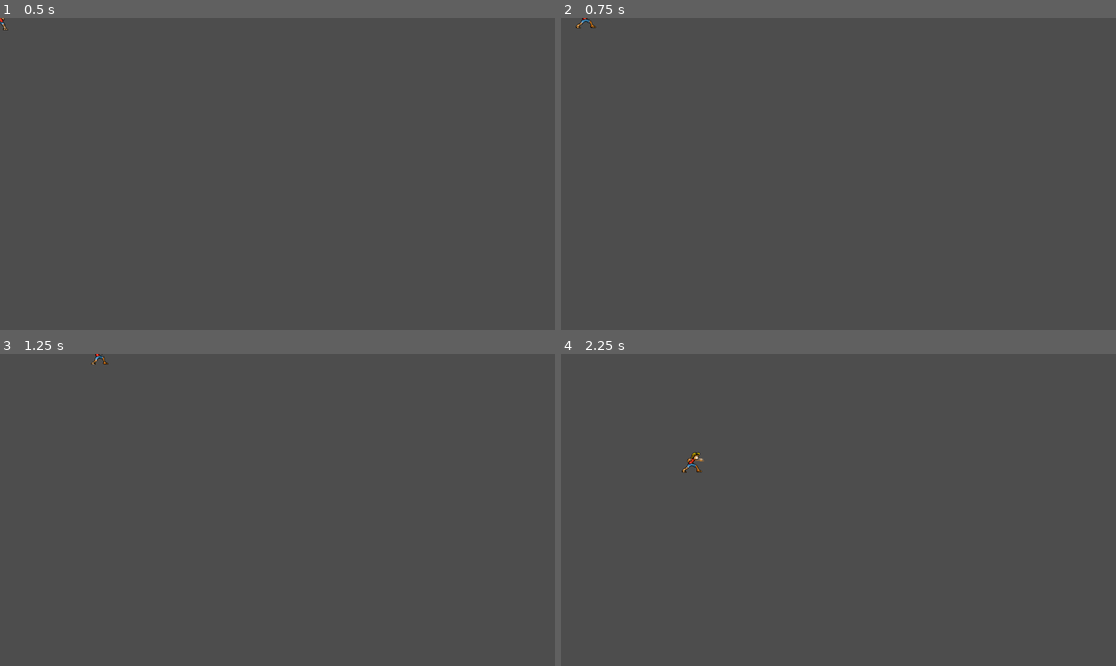
Above: before the commit, frames 1-4 (two rows, left to right).
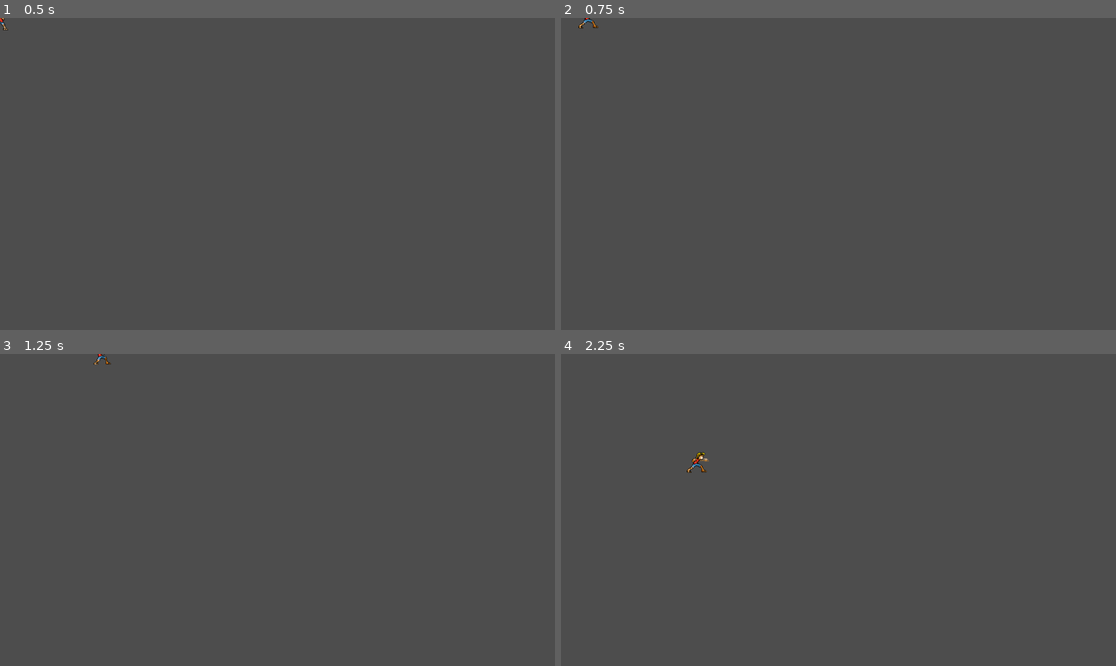
Above: after the commit, the same moments.

Repository: Treforis/Main-game
Game: Godot game, scene res://Character/luffy__body.tscn
The game is run twice, just before and just after one commit, with the same random seed, the same clock (stepped at 60 frames per second) and the same inputs.
Inputs (mouse positions are in pixels of both pictures, inside the frame that each line leads up to):
- Up to frame 1 (0.5 s): no input
- Up to frame 2 (0.75 s): tap Enter at 0.5 s; move the mouse to (960, 158) at 0.52 s; hold D (right) from 0.53 s (still down); click (960, 158) at 0.6 s
- Up to frame 3 (1.25 s): keep holding D (right); tap E (gpunch, bound only after the commit) at 0.8 s
- Up to frame 4 (2.25 s): move the mouse to (727, 525) at 1.27 s; release D (right) at 1.28 s; hold S (down) 1.28-2.03 s; tap E (gpunch, bound only after the commit) at 1.35 s; click (727, 525) at 1.55 s; move the mouse to (894, 441) at 2.02 s; hold D (right) from 2.03 s (still down); click (894, 441) at 2.1 s

Frame 1 is identical in both runs. In frame 2, less than 0.1% of the frame differs, in the area x 2-7%, y 0-4%; in frame 3, less than 0.1%; in frame 4, 0.2%, in the area x 21-27%, y 31-39%.

Commit message:
Rubber moves system
Added rubber gattling punch with collision shape moving multiple times within the times attack

Diff:
--- a/Character/luffy__body.gd
+++ b/Character/luffy__body.gd
@@ -5,15 +5,14 @@
 @onready var punch_hitbox = $PunchHitbox
 @onready var punch_shape = $PunchHitbox/CollisionShape2D
 @onready var body_hitbox = $CollisionShape2D
+@onready var attack_cooldown_timer = $AttackCooldownTimer
 
 var current_fruit_name = ""
 var current_fruit_type = ""
 var current_fruit_effect = ""
 var current_fruit_description = ""
 
-
-var punch_offset := Vector2(30, 0) # how far the punch reaches (adjust to match facing direction)
-
+var punch_offset := Vector2(30, 0)
 
 const SPEED = 300.0
 
@@ -24,6 +23,7 @@
 func _physics_process(delta: float) -> void:
 	var direction_x := Input.get_axis("left", "right")
 	var direction_y := Input.get_axis("up", "down")
+
 	if direction_x:
 		velocity.x = direction_x * SPEED
 	else:
@@ -34,30 +34,15 @@
 	else:
 		velocity.y = move_toward(velocity.y, 0, SPEED)
 
-	# Punch input
-	if Input.is_action_just_pressed("punch") and punch_timer.is_stopped():
-		if current_fruit_name == "Rubber Fruit":
-			animated_sprite.play("RPunch")
-			punch_timer.start()
-			punch_offset = Vector2(50,0)
-			punch_shape.disabled = false
-		else:
-			animated_sprite.play("Punch")
-			punch_timer.start()
-			punch_shape.disabled = false
 
-		var flip = animated_sprite.flip_h
-		var offset = punch_offset
-		if flip:
-			offset = -punch_offset
-		punch_hitbox.position = -offset
-		punch_hitbox.monitoring = true
-		punch_hitbox.visible = true
-		return
+	if current_fruit_name == "Rubber Fruit":
+		use_rubber_moves()
+	elif Input.is_action_just_pressed("punch") and punch_timer.is_stopped():
+		normal_punch()
 
 	if punch_timer.is_stopped():
 		punch_shape.disabled = true
-		punch_hitbox.position = Vector2(0,0)
+		punch_hitbox.position = Vector2(0, 0)
 		if velocity.x != 0 or velocity.y != 0:
 			animated_sprite.play("Running")
 			animated_sprite.flip_h = velocity.x > 0
@@ -71,17 +56,66 @@
 	punch_hitbox.visible = false
 	animated_sprite.stop()
 
-
 func pick_up_item(item):
 	current_fruit_name = item.item_name
 	current_fruit_type = item.item_type
 	current_fruit_effect = item.effect_type
 	current_fruit_description = item.description
 
-	# Store globally
 	GameData.current_fruit_name = item.item_name
 	GameData.current_fruit_type = item.item_type
 	GameData.current_fruit_effect = item.effect_type
 	GameData.current_fruit_description = item.description
 
 	print("Picked up: ", GameData.current_fruit_name)
+
+func normal_punch():
+	animated_sprite.play("Punch")
+	punch_timer.start(1)
+	punch_shape.disabled = false
+	update_punch_position()
+
+func rubber_punch():
+	animated_sprite.play("RPunch")
+	punch_timer.start(1.5)
+	punch_offset = Vector2(50, 0)
+	punch_shape.disabled = false
+	update_punch_position()
+
+func rubber_gattling_punch() -> void:
+	animated_sprite.play("GPunch")
+	punch_timer.start(2)
+	punch_shape.disabled = false
+	await async_gattling_punch()
+
+func async_gattling_punch() -> void:
+	for i in range(7):
+		var flip = animated_sprite.flip_h
+		var offset = punch_offset
+		if flip:
+			offset = -punch_offset
+		punch_hitbox.position = -offset
+		punch_hitbox.monitoring = true
+		punch_hitbox.visible = true
+		await get_tree().create_timer(0.1).timeout
+
+		punch_hitbox.position = Vector2(0, 0)
+		await get_tree().create_timer(0.1).timeout
+
+	punch_hitbox.monitoring = false
+	punch_hitbox.visible = false
+
+func update_punch_position():
+	var flip = animated_sprite.flip_h
+	var offset = punch_offset
+	if flip:
+		offset = -punch_offset
+	punch_hitbox.position = -offset
+	punch_hitbox.monitoring = true
+	punch_hitbox.visible = true
+
+func use_rubber_moves():
+	if Input.is_action_just_pressed("punch") and punch_timer.is_stopped():
+		rubber_punch()
+	elif Input.is_action_just_pressed("gpunch") and punch_timer.is_stopped():
+		rubber_gattling_punch()
--- a/Character/luffy__body.tscn
+++ b/Character/luffy__body.tscn
@@ -1,8 +1,68 @@
-[gd_scene load_steps=52 format=3 uid="uid://d3fdo8diq2mc1"]
+[gd_scene load_steps=67 format=3 uid="uid://d3fdo8diq2mc1"]
 
 [ext_resource type="Script" path="res://Character/luffy__body.gd" id="1_nfyly"]
 [ext_resource type="Texture2D" uid="uid://ddxlmnpjlpb8h" path="res://Character/Game Boy Advance - One Piece - Monkey D Luffy.png" id="2_0rdqb"]
 
+[sub_resource type="AtlasTexture" id="AtlasTexture_vplwf"]
+atlas = ExtResource("2_0rdqb")
+region = Rect2(7, 1679, 55, 73)
+
+[sub_resource type="AtlasTexture" id="AtlasTexture_veint"]
+atlas = ExtResource("2_0rdqb")
+region = Rect2(62, 1679, 55, 73)
+
+[sub_resource type="AtlasTexture" id="AtlasTexture_1fusk"]
+atlas = ExtResource("2_0rdqb")
+region = Rect2(117, 1679, 82, 73)
+
+[sub_resource type="AtlasTexture" id="AtlasTexture_fooc4"]
+atlas = ExtResource("2_0rdqb")
+region = Rect2(199, 1679, 86, 73)
+
+[sub_resource type="AtlasTexture" id="AtlasTexture_oyrsb"]
+atlas = ExtResource("2_0rdqb")
+region = Rect2(371, 1679, 86, 73)
+
+[sub_resource type="AtlasTexture" id="AtlasTexture_ihatu"]
+atlas = ExtResource("2_0rdqb")
+region = Rect2(285, 1679, 86, 73)
+
+[sub_resource type="AtlasTexture" id="AtlasTexture_7sepj"]
+atlas = ExtResource("2_0rdqb")
+region = Rect2(117, 1679, 82, 73)
+
+[sub_resource type="AtlasTexture" id="AtlasTexture_88ce0"]
+atlas = ExtResource("2_0rdqb")
+region = Rect2(199, 1679, 86, 73)
+
+[sub_resource type="AtlasTexture" id="AtlasTexture_w1oha"]
+atlas = ExtResource("2_0rdqb")
+region = Rect2(285, 1679, 86, 73)
+
+[sub_resource type="AtlasTexture" id="AtlasTexture_iha3r"]
+atlas = ExtResource("2_0rdqb")
+region = Rect2(371, 1679, 86, 73)
+
+[sub_resource type="AtlasTexture" id="AtlasTexture_dgg2l"]
+atlas = ExtResource("2_0rdqb")
+region = Rect2(452, 1679, 62, 73)
+
+[sub_resource type="AtlasTexture" id="AtlasTexture_028ew"]
+atlas = ExtResource("2_0rdqb")
+region = Rect2(519, 1679, 46, 73)
+
+[sub_resource type="AtlasTexture" id="AtlasTexture_1x80v"]
+atlas = ExtResource("2_0rdqb")
+region = Rect2(565, 1679, 46, 73)
+
+[sub_resource type="AtlasTexture" id="AtlasTexture_di8e3"]
+atlas = ExtResource("2_0rdqb")
+region = Rect2(610, 1679, 45, 73)
+
+[sub_resource type="AtlasTexture" id="AtlasTexture_hbeq4"]
+atlas = ExtResource("2_0rdqb")
+region = Rect2(655, 1679, 45, 73)
+
 [sub_resource type="AtlasTexture" id="AtlasTexture_0l8cs"]
 atlas = ExtResource("2_0rdqb")
 region = Rect2(0, 0, 39, 53)
@@ -190,6 +250,56 @@
 [sub_resource type="SpriteFrames" id="SpriteFrames_5furh"]
 animations = [{
 "frames": [{
+"duration": 0.8,
+"texture": SubResource("AtlasTexture_vplwf")
+}, {
+"duration": 0.8,
+"texture": SubResource("AtlasTexture_veint")
+}, {
+"duration": 0.8,
+"texture": SubResource("AtlasTexture_1fusk")
+}, {
+"duration": 0.8,
+"texture": SubResource("AtlasTexture_fooc4")
+}, {
+"duration": 0.8,
+"texture": SubResource("AtlasTexture_oyrsb")
+}, {
+"duration": 0.8,
+"texture": SubResource("AtlasTexture_ihatu")
+}, {
+"duration": 0.8,
+"texture": SubResource("AtlasTexture_7sepj")
+}, {
+"duration": 0.8,
+"texture": SubResource("AtlasTexture_88ce0")
+}, {
+"duration": 0.8,
+"texture": SubResource("AtlasTexture_w1oha")
+}, {
+"duration": 0.8,
+"texture": SubResource("AtlasTexture_iha3r")
+}, {
+"duration": 1.0,
+"texture": SubResource("AtlasTexture_dgg2l")
+}, {
+"duration": 1.0,
+"texture": SubResource("AtlasTexture_028ew")
+}, {
+"duration": 1.0,
+"texture": SubResource("AtlasTexture_1x80v")
+}, {
+"duration": 1.0,
+"texture": SubResource("AtlasTexture_di8e3")
+}, {
+"duration": 1.0,
+"texture": SubResource("AtlasTexture_hbeq4")
+}],
+"loop": true,
+"name": &"GPunch",
+"speed": 5.0
+}, {
+"frames": [{
 "duration": 1.0,
 "texture": SubResource("AtlasTexture_0l8cs")
 }, {
@@ -364,15 +474,15 @@
 
 [node name="AnimatedSprite2D" type="AnimatedSprite2D" parent="."]
 sprite_frames = SubResource("SpriteFrames_5furh")
-animation = &"RPunch"
-frame_progress = 0.79757
+animation = &"GPunch"
+frame_progress = 0.274037
 
 [node name="CollisionShape2D" type="CollisionShape2D" parent="."]
 position = Vector2(1, 4)
 shape = SubResource("RectangleShape2D_qt7mq")
 
 [node name="Punchtimer" type="Timer" parent="."]
-wait_time = 1.25
+wait_time = 10.372
 one_shot = true
 
 [node name="PunchHitbox" type="Area2D" parent="."]
@@ -380,3 +490,6 @@
 [node name="CollisionShape2D" type="CollisionShape2D" parent="PunchHitbox"]
 position = Vector2(0, -3)
 shape = SubResource("RectangleShape2D_meont")
+
+[node name="AttackCooldownTimer" type="Timer" parent="."]
+wait_time = 14.79
--- a/project.godot
+++ b/project.godot
@@ -51,3 +51,8 @@
 "events": [Object(InputEventKey,"resource_local_to_scene":false,"resource_name":"","device":-1,"window_id":0,"alt_press …(191 unchanged characters)…
 ]
 }
+gpunch={
+"deadzone": 0.5,
+"events": [Object(InputEventKey,"resource_local_to_scene":false,"resource_name":"","device":-1,"window_id":0,"alt_pressed":false,"shift_pressed":false,"ctrl_pressed":false,"meta_pressed":false,"pressed":false,"keycode":0,"physical_keycode":69,"key_label":0,"unicode":101,"location":0,"echo":false,"script":null)
+]
+}
